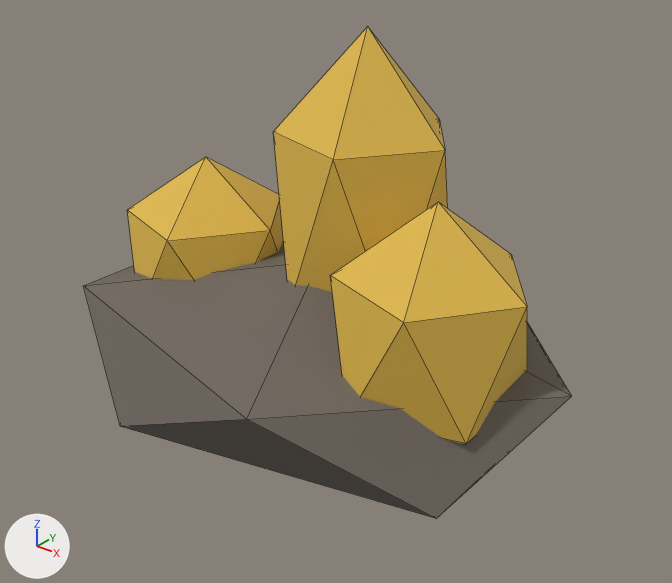
What one commit did to the glTF model public/models/res_gold.glb.
Before and after are seen from a 50 mm camera at (0.245, -0.295, 0.24) aimed at (0.013, -0.005, 0.061). Every picture has the same lights, and +X, +Y and +Z are marked at lower left. The picture after the commit comes second. Mesh edges are drawn as thin lines. Vertices at exactly the same position are counted once.

The scene before the commit, as lines of its bpy script (objects in view):
```python
me_icosphere_133 = bpy.data.meshes.new('Icosphere.133')
me_icosphere_133.from_pydata(...)  # 48 vertices, 80 faces; spans x -0.125..0.125, y -0.089..0.089, z 0.0..0.171
# faces by material slot: [20, 60]
me_icosphere_133.materials.append(mat_rock_dark)  # dark grey #6e665e
me_icosphere_133.materials.append(mat_gold)  # yellow #e0b84a
ob_res_gold = bpy.data.objects.new('res_gold', me_icosphere_133)
ob_res_gold.location = (0.0, 0.0, 0.0)
```
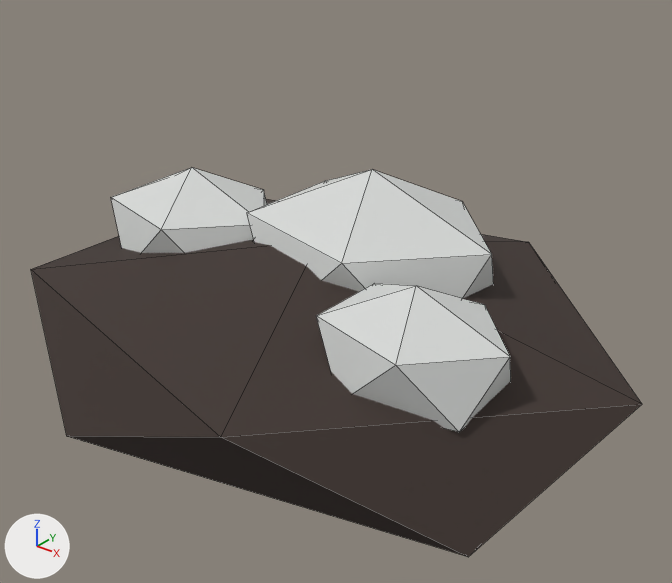
Where the change shows, as pixel boxes [x1, y1, x2, y2] in the pictures (672 x 583 px; the box of a moved part takes in the faces that stretch with it):
'res_gold', recoloured, reshaped (25% wider, 21% shorter)
    before: [84, 27, 572, 518]
    after: [31, 168, 642, 557]
part 1 of me_icosphere_133, moved or reshaped
    before: [127, 157, 284, 280]
    after: [111, 168, 267, 253]
part 2 of me_icosphere_133, moved or reshaped
    before: [273, 27, 448, 292]
    after: [247, 170, 494, 298]
part 3 of me_icosphere_133, moved or reshaped
    before: [330, 202, 527, 444]
    after: [316, 283, 511, 432]
part 4 of me_icosphere_133, moved or reshaped
    before: [84, 241, 572, 518]
    after: [31, 199, 642, 557]
part 5 of me_icosphere_133, recoloured
    before: [84, 241, 572, 518]
    after: [31, 199, 642, 557]
part 6 of me_icosphere_133, recoloured
    before: [127, 27, 527, 444]
    after: [111, 168, 511, 432]

What changed in the scene script:
```text
Add mat_platinum:
    mat_platinum = principled_material('platinum')
    mat_platinum.base_color = (0.672, 0.687, 0.672)  # light grey #d6d8d6
    mat_platinum.roughness = 0.82
Add mat_basalt:
    mat_basalt = principled_material('basalt')
    mat_basalt.base_color = (0.0437, 0.0284, 0.0232)  # brown #3b2f2a
    mat_basalt.roughness = 0.82
Change me_icosphere_133:
    used by ob_res_gold; location = (0.0, 0.0, 0.0)
    remove me_icosphere_133.from_pydata(...)  # 48 vertices, 80 faces; spans x -0.125..0.125, y -0.089..0.089, z 0.0..0.171
    add me_icosphere_133.from_pydata(...)  # 48 vertices, 80 faces; spans x -0.152..0.152, y -0.111..0.111, z 0.0..0.108
    me_icosphere_133 part 1: the loose piece of 12 vertices spanning x -0.11..-0.03, y -0.038..0.038, z 0.005..0.104 is scaled about its middle by (1.16, 0.901, 0.651), then moved by (-0.01, 0.0, 0.01)
    me_icosphere_133 part 2: the loose piece of 12 vertices spanning x -0.03..0.05, y -0.018..0.058, z 0.009..0.171 is scaled about its middle by (1.56, 1.21, 0.536), then moved by (0.0, 0.005, -0.025)
    me_icosphere_133 part 3: the loose piece of 12 vertices spanning x 0.03..0.11, y -0.053..0.023, z 0.006..0.119 is scaled about its middle by (1, 0.78, 0.496), then moved by (0.005, -0.02, 0.002)
    me_icosphere_133 part 4
    me_icosphere_133.vertices[1].co: (0.101, -0.055, 0.012) -> (0.123, -0.068, 0.015)  # pixel (436, 518) -> pixel (468, 557)
    me_icosphere_133.vertices[2].co: (-0.039, -0.089, 0.012) -> (-0.047, -0.111, 0.015)  # pixel (120, 426) -> pixel (66, 436)
    me_icosphere_133.vertices[3].co: (-0.125, 0.0, 0.012) -> (-0.152, 0.0, 0.015)
    me_icosphere_133.vertices[4].co: (-0.039, 0.089, 0.012) -> (-0.047, 0.111, 0.015)
    me_icosphere_133.vertices[5].co: (0.101, 0.055, 0.012) -> (0.123, 0.068, 0.015)
    me_icosphere_133.vertices[6].co: (0.039, -0.089, 0.048) -> (0.047, -0.111, 0.055)  # pixel (246, 419) -> pixel (220, 437)
    me_icosphere_133.vertices[7].co: (-0.101, -0.055, 0.048) -> (-0.123, -0.068, 0.055)  # pixel (83, 285) -> pixel (30, 269)
    me_icosphere_133.vertices[8].co: (-0.101, 0.055, 0.048) -> (-0.123, 0.068, 0.055)
    me_icosphere_133.vertices[9].co: (0.039, 0.089, 0.048) -> (0.047, 0.111, 0.055)  # not seen -> pixel (528, 242)
    me_icosphere_133.vertices[10].co: (0.125, 0.0, 0.048) -> (0.152, 0.0, 0.055)  # pixel (571, 396) -> pixel (642, 404)
    me_icosphere_133.vertices[11].co: (0.0, 0.0, 0.07) -> (0.0, 0.0, 0.08)
    me_icosphere_133 part 5: all 20 faces that had it switch from mat_rock_dark (dark grey #6e665e) to mat_basalt (brown #3b2f2a)
    me_icosphere_133 part 6: all 60 faces that had it switch from mat_gold (yellow #e0b84a) to mat_platinum (light grey #d6d8d6)
```
